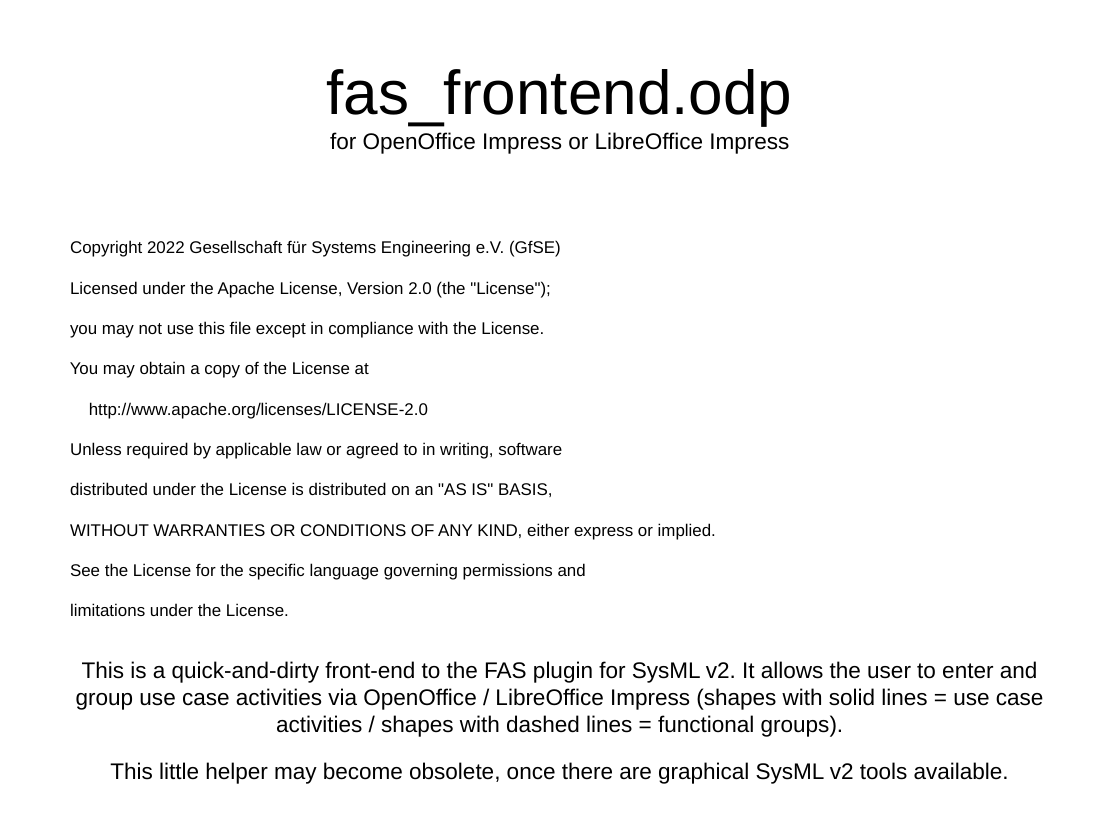
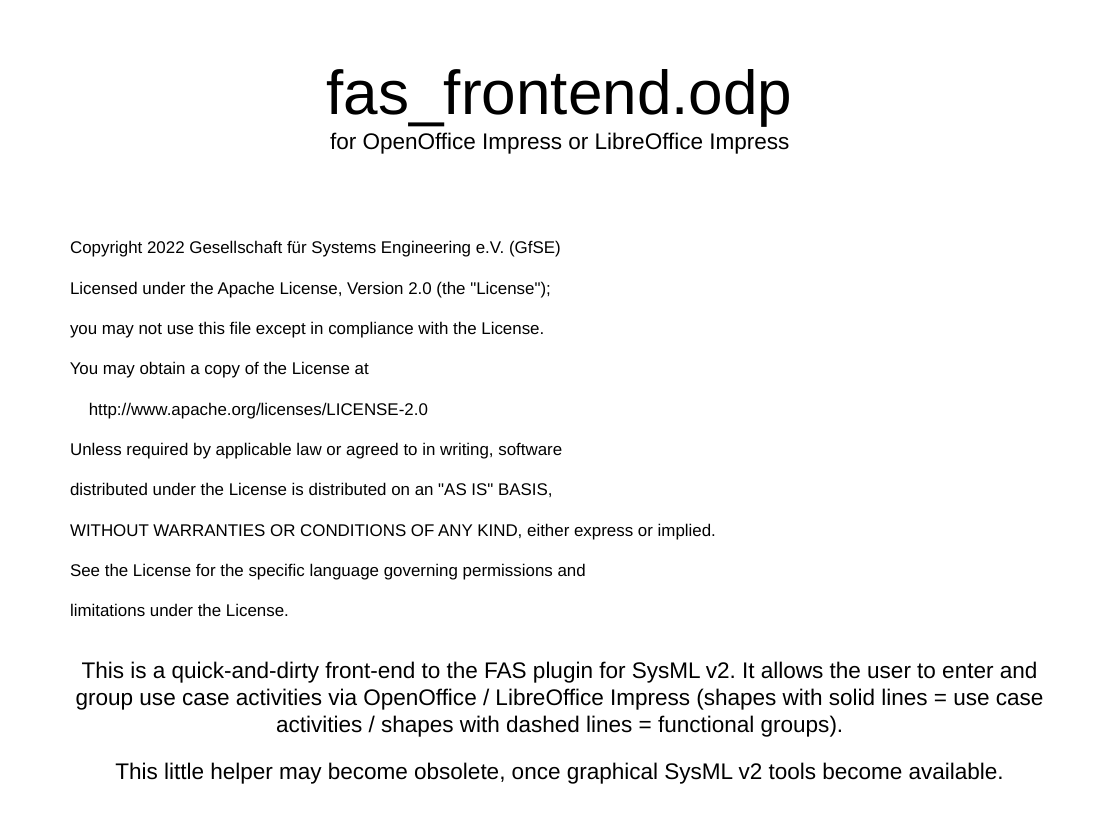
Before and after one commit to GfSE/fas4sysmlv2, a slide deck: slide 1 of src/io/usecase-activity-editor/fas_frontend.odp. Drawn at 1120x840 pixels with LibreOffice and Linux fonts; fonts in the diff are those of the drawing. Boxes give left, top, right and bottom in pixels: in the first picture for what was removed or moved away, otherwise in the second. Text is boxed around its words. In the diff, an @@ line names an element or a change of style, - is before the commit and + after.

```diff
--- a/src/io/usecase-activity-editor/fas_frontend.odp
+++ b/src/io/usecase-activity-editor/fas_frontend.odp
@@ text at bbox=[115, 762, 1004, 784]: text changed @@
-This little helper may become obsolete, once there are graphical SysML v2 tools available.
+This little helper may become obsolete, once graphical SysML v2 tools become available.
```
Also in this commit, not shown: 3 other slides changed, 3 other files.
